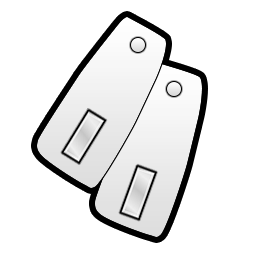
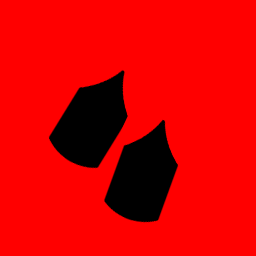
Two versions of the same layered image (256x256). Layer-by-layer changes:
showed group "Mask" (12 layers) over [36, 16, 203, 239]
painted on "RanksHighRez copy 2" over [103, 119, 179, 223]
painted on "RanksHighRez copy 3" over [48, 69, 129, 169]
painted on "RanksHighRez" (1st of 2, in "Main" › "Rank1") over [48, 69, 129, 169]
painted on "RanksHighRez" (2nd of 2, in "Main" › "Rank1 copy 2") over [103, 119, 179, 223]
